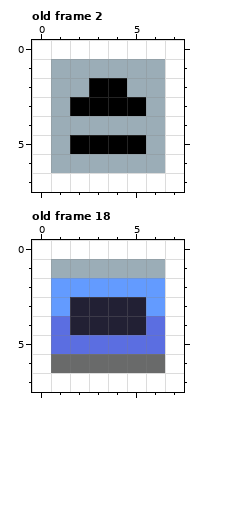
A pixel-art file gets an edit: data/sprites/machines.ase. That is the earlier state.
8x8 pixels, 19 frames. Shown: old frame 2, old frame 18.
After:
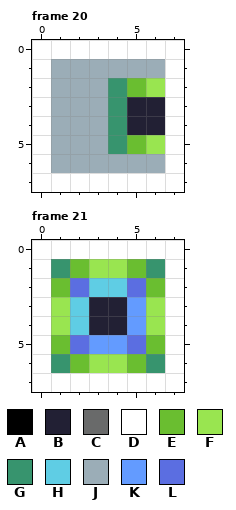
Palette (. is transparent): A #000000  B #222034  C #696a6a  D #ffffff  E #6abe30  F #99e550  G #37946e  H #5fcde4  J #9badb7  K #639bff  L #5b6ee1
A new or re-ordered frame is compared with the old frame closest to it.
What changed:
frames 19 -> 21
Frame 20 is new; against old frame 2:
Colour A gives way to colour B in row 3 at x 5.
Colour J gives way to colour B in row 3 at x 6; in row 4 at x 5 to 6.
Colour A gives way to colour E in row 5 at x 5.
Colour J gives way to colour E in row 2 at x 5.
Colour J gives way to colour F in row 2 at x 6; in row 5 at x 6.
Colour A gives way to colour G in rows 2 to 3 at x 4; in row 5 at x 4.
Colour J gives way to colour G in row 4 at x 4.
Colour A gives way to colour J in row 2 at x 3; in row 3 at x 2 to 3; in row 5 at x 2 to 3.
Frame 21 is new; against old frame 18:
Colour C gives way to colour E in row 6 at x 2 and 5.
Colour J gives way to colour E in row 1 at x 2 and 5.
Colour K gives way to colour E in row 2 at x 1 and 6.
Colour L gives way to colour E in row 5 at x 1 and 6.
Colour C gives way to colour F in row 6 at x 3 to 4.
Colour J gives way to colour F in row 1 at x 3 to 4.
Colour K gives way to colour F in row 3 at x 1 and 6.
Colour L gives way to colour F in row 4 at x 1 and 6.
Colour C gives way to colour G in row 6 at x 1 and 6.
Colour J gives way to colour G in row 1 at x 1 and 6.
Colour B gives way to colour H in rows 3 to 4 at x 2.
Colour K gives way to colour H in row 2 at x 3 to 4.
Colour B gives way to colour K in rows 3 to 4 at x 5.
Colour L gives way to colour K in row 5 at x 3 to 4.
Colour K gives way to colour L in row 2 at x 2 and 5.
Changed places in both pictures, as pixel boxes (x1, y1, x2, y2):
changed: (70, 78, 165, 154)
changed: (51, 259, 165, 373)
